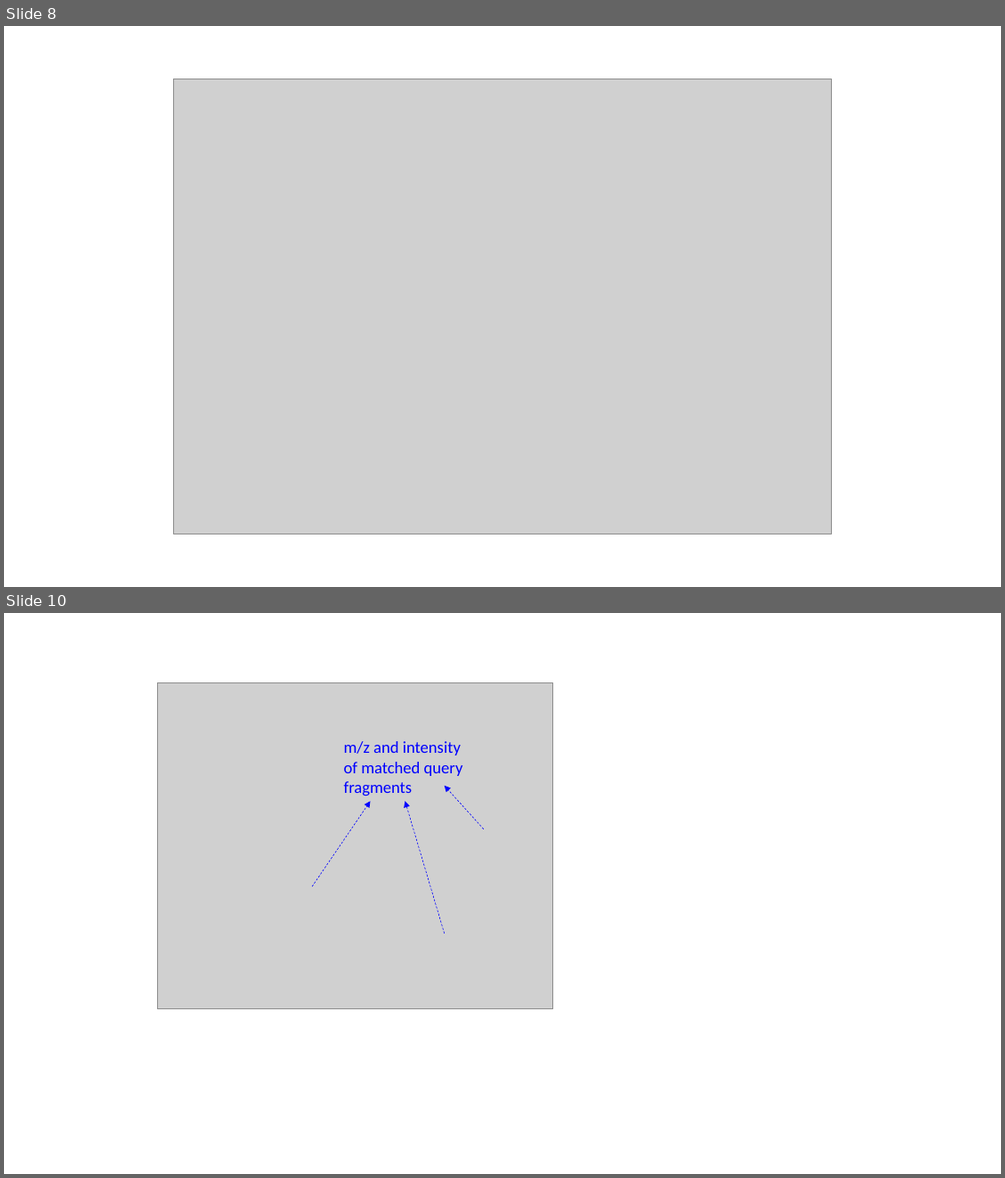
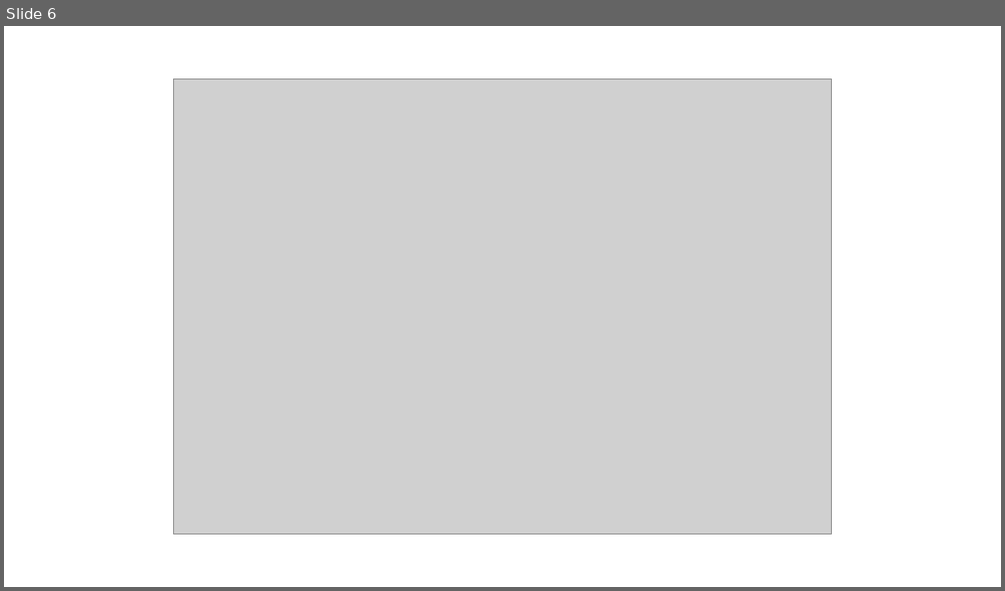
Before and after one commit to daniellyz/MergeION2, a slide deck: inst/tmp.pptx. Shown one above the other, each under a label of ours: slides 8 and 10 before the commit, slide 6 after it; the slides between them are not shown. The pictures are 1005x1178 and 1005x591 pixels, drawn with LibreOffice and Linux fonts; fonts in the diff are those of the drawing; grey boxes stand for pictures. Boxes give left, top, right and bottom in pixels: in the first picture for what was removed or moved away, otherwise in the second. Text is boxed around its words. In the diff, an @@ line names an element or a change of style, - is before the commit and + after.

```diff
--- a/inst/tmp.pptx
+++ b/inst/tmp.pptx
@@ slide 10 removed at box(4, 613, 1001, 1174), background #FFFFFF @@
@@ picture removed at box(157, 682, 553, 1009) @@
@@ text removed at box(344, 741, 463, 795) @@
-m/z and intensity of matched query fragments
@@ arrow removed from (484, 829) to (445, 786) @@
@@ arrow removed from (312, 887) to (371, 801) @@
@@ arrow removed from (445, 933) to (404, 801) @@
@@ what was slide 8 is now slide 6 @@
```
Also in this commit, not shown: 1 slide added, 3 other slides removed, 2 other files.
